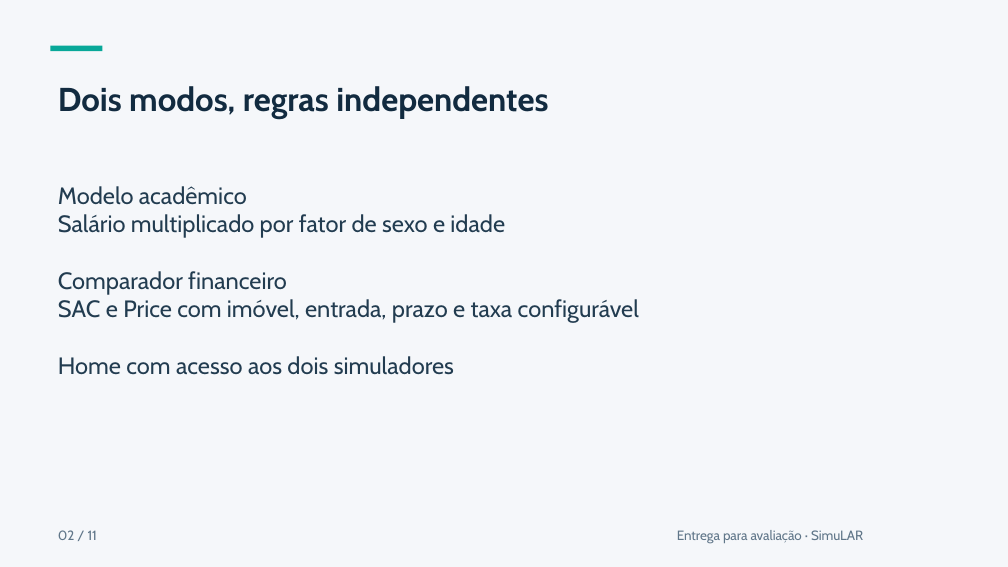
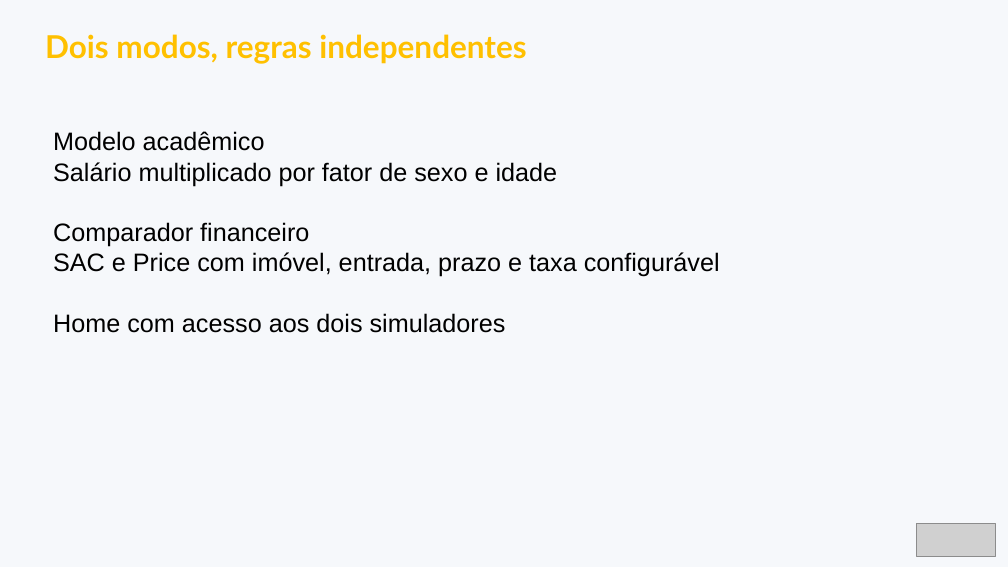
Before and after one commit to eber-ops/SimuLAR, a slide deck: slide 2 of apresentacao/simular-apresentacao-final.pptx. Drawn at 1008x567 pixels with LibreOffice and Linux fonts; fonts in the diff are those of the drawing; grey boxes stand for pictures. Boxes give left, top, right and bottom in pixels: in the first picture for what was removed or moved away, otherwise in the second. Text is boxed around its words. In the diff, an @@ line names an element or a change of style, - is before the commit and + after.

Commit message:
docs: adaptar apresentacao ao modelo UTFPR e incluir autores

```diff
--- a/apresentacao/simular-apresentacao-final.pptx
+++ b/apresentacao/simular-apresentacao-final.pptx
@@ background #F5F7FA to #F6F8FB @@
@@ text "Dois modos, regras independentes": place and size @@
-text "Dois modos, regras independentes" at [58, 86, 548, 119]
+text "Dois modos, regras independentes" at [45, 34, 526, 64]
@@ text "Dois modos, regras independentes" at [45, 34, 526, 64]: size 31.5 to 30 pt, font Cabin to Lato, text colour #122B40 to #FFC000 @@
@@ rectangle removed at [51, 45, 103, 51] @@
@@ text "Modelo acadêmico": place and size @@
-text "Modelo acadêmico" at [58, 186, 639, 375]
+text "Modelo acadêmico" at [53, 131, 720, 333]
@@ text "Modelo acadêmico" at [53, 131, 720, 333]: size 22.5 to 24 pt, font Cabin to Arial, text colour #223C50 to #000000 @@
@@ text removed at [58, 530, 98, 540] @@
-02 / 11
@@ text removed at [677, 530, 863, 543] @@
-Entrega para avaliação · SimuLAR
@@ picture added at [917, 524, 995, 557] @@
```
Also in this commit, not shown: 9 other slides changed, 1 slide added, 1 slide removed.
